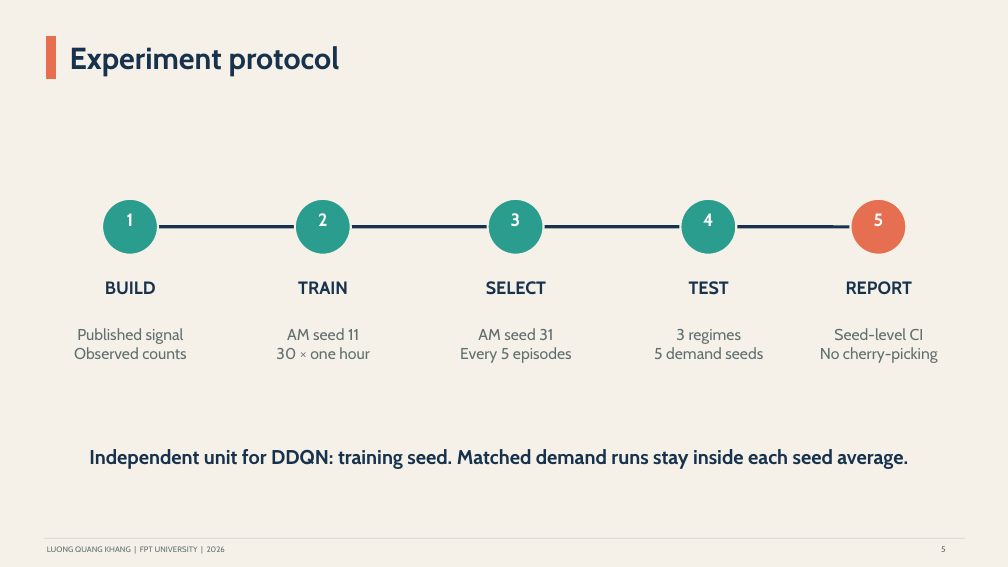
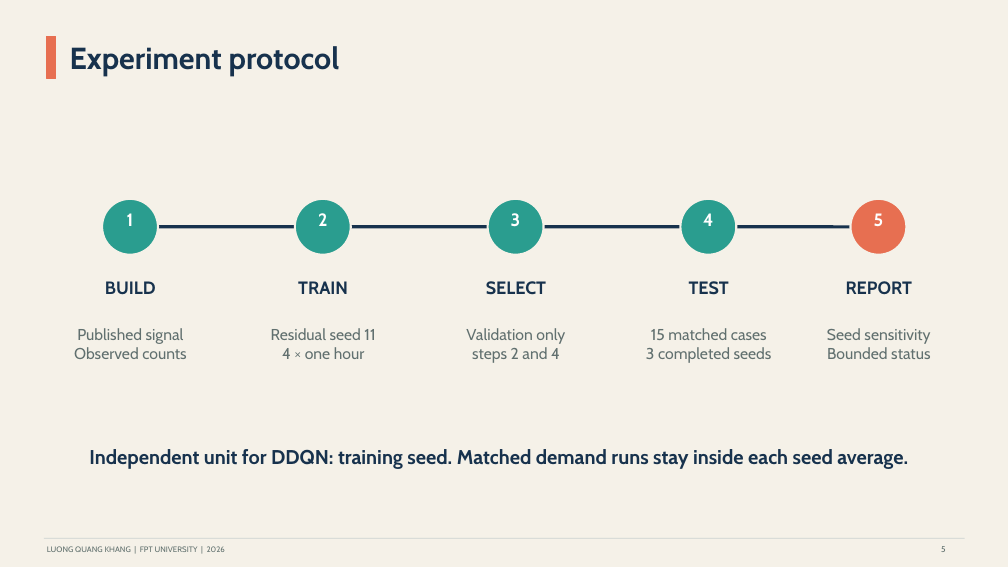
Before and after one commit to khanglqse/Thesis, a slide deck: slide 5 of presentation/thesis_defense_danang.pptx. Drawn at 1008x567 pixels with LibreOffice and Linux fonts; fonts in the diff are those of the drawing. Boxes give left, top, right and bottom in pixels: in the first picture for what was removed or moved away, otherwise in the second. Text is boxed around its words. In the diff, an @@ line names an element or a change of style, - is before the commit and + after.

Commit message:
Align thesis and defense with bounded network evidence

```diff
--- a/presentation/thesis_defense_danang.pptx
+++ b/presentation/thesis_defense_danang.pptx
@@ text at <box>271,328,375,359</box>: text changed @@
-AM seed 11
-30 × one hour
+Residual seed 11
+4 × one hour
@@ text at <box>466,328,565,363</box>: text changed @@
-AM seed 31
-Every 5 episodes
+Validation only
+steps 2 and 4
@@ text at <box>646,328,772,363</box>: text changed @@
-3 regimes
-5 demand seeds
+15 matched cases
+3 completed seeds
@@ text at <box>827,328,930,359</box>: text changed @@
-Seed-level CI
-No cherry-picking
+Seed sensitivity
+Bounded status
```
Also in this commit, not shown: 10 other slides changed, 6 other files.
